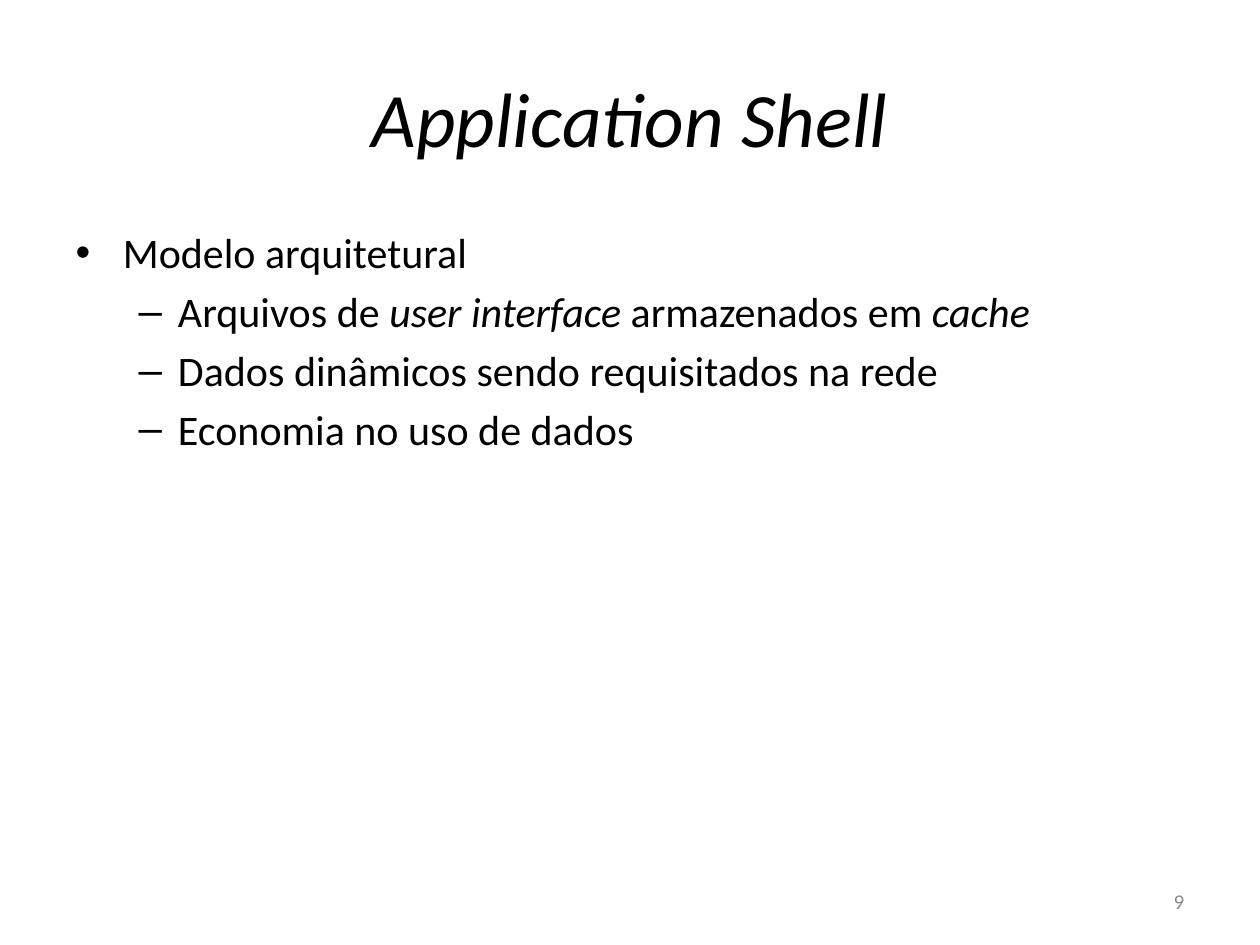
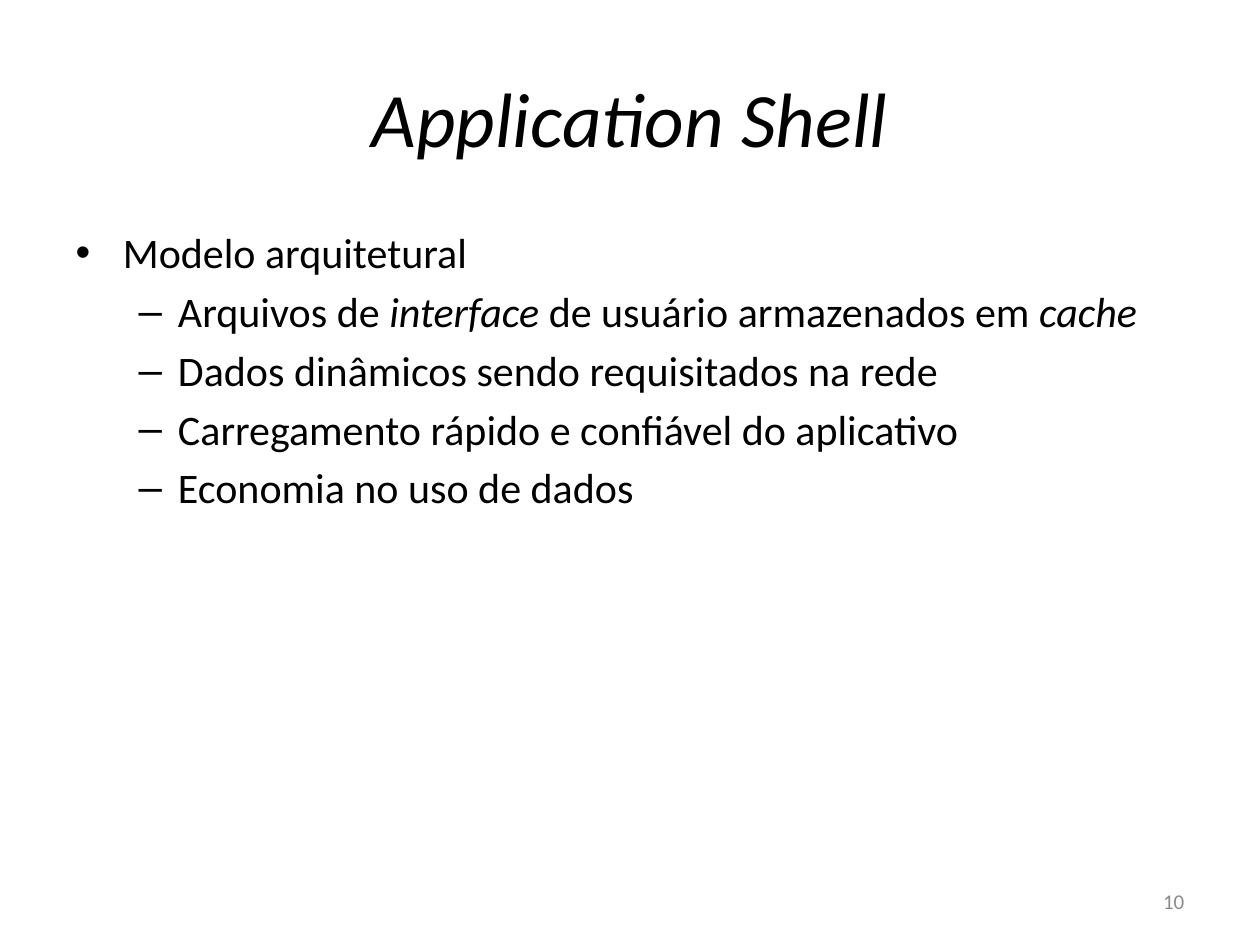
Before and after one commit to rfc410/tcc, a slide deck: slide 10 of apresentacao.pptx (slide 9 before the commit). Drawn at 1260x945 pixels with LibreOffice and Linux fonts; fonts in the diff are those of the drawing. Boxes give left, top, right and bottom in pixels: in the first picture for what was removed or moved away, otherwise in the second. Text is boxed around its words. In the diff, an @@ line names an element or a change of style, - is before the commit and + after.

```diff
--- a/apresentacao.pptx
+++ b/apresentacao.pptx
@@ text at box(178, 297, 1137, 334): text changed @@
-  – Arquivos de user interface armazenados em cache
+  – Arquivos de interface de usuário armazenados em cache
@@ text at box(178, 415, 958, 453): paragraph added @@
+  – Carregamento rápido e confiável do aplicativo
@@ page number at box(1163, 895, 1184, 909): text changed @@
-9
+10
```
Also in this commit, not shown: 3 other slides changed, 4 slides added, 1 slide removed.
